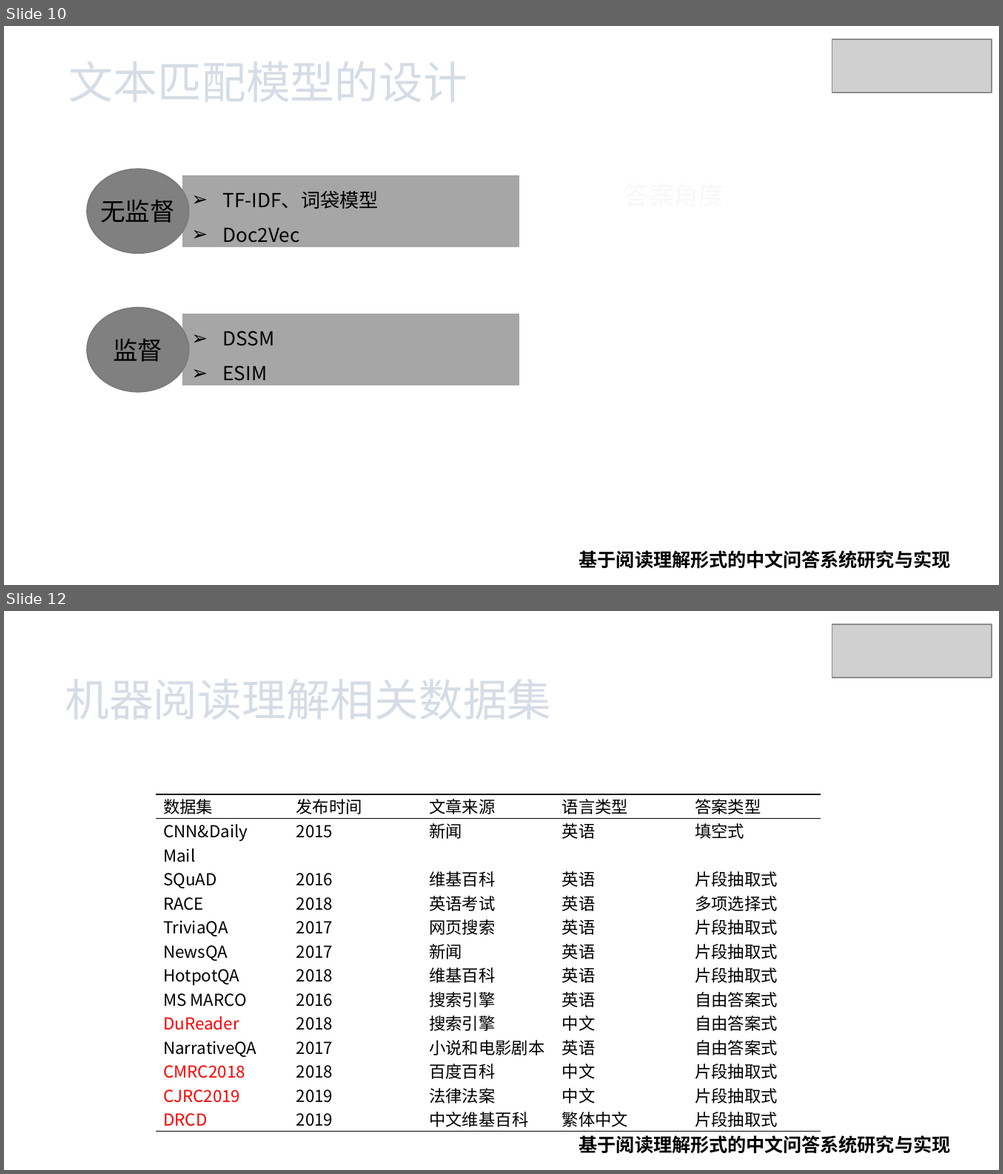
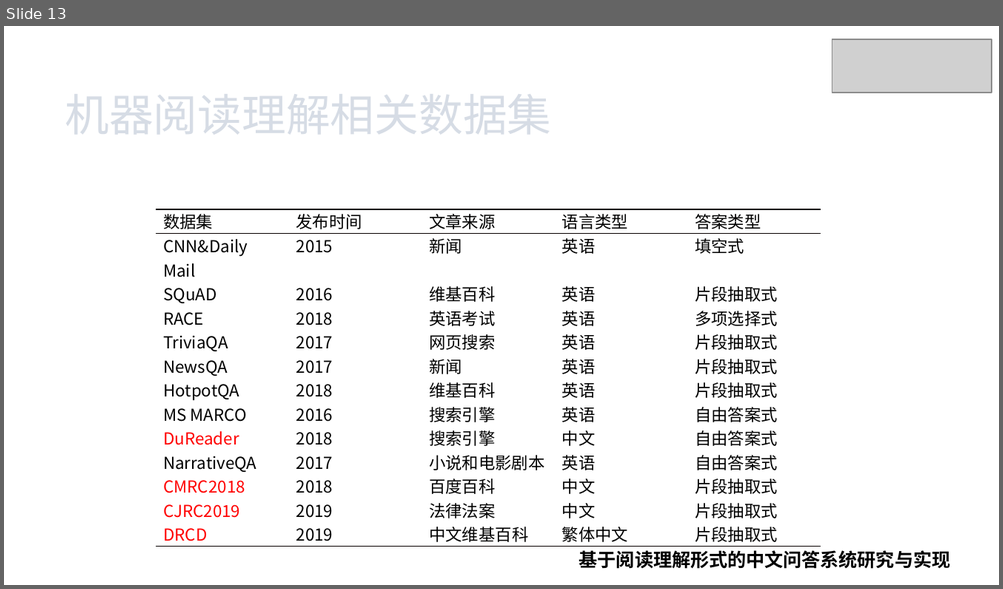
Before and after one commit to xhsun1997/ChineseMRC, a slide deck: 孙相会.pptx. Shown one above the other, each under a label of ours: slides 10 and 12 before the commit, slide 13 after it; the slides between them are not shown. The pictures are 1003x1174 and 1003x589 pixels, drawn with LibreOffice and Linux fonts; fonts in the diff are those of the drawing; grey boxes stand for pictures. Boxes give left, top, right and bottom in pixels: in the first picture for what was removed or moved away, otherwise in the second. Text is boxed around its words. In the diff, an @@ line names an element or a change of style, - is before the commit and + after.

```diff
--- a/孙相会.pptx
+++ b/孙相会.pptx
@@ slide 10 removed at (4,26,999,585), background #FFFFFF @@
@@ picture removed at (831,39,990,93) @@
@@ text removed at (69,62,467,101) @@
-文本匹配模型的设计
@@ ellipse removed at (87,170,188,254) @@
@@ rectangle removed at (182,175,519,248) @@
-➢ TF-IDF、词袋模型
-➢ Doc2Vec
@@ text removed at (100,200,175,223) @@
-无监督
@@ ellipse removed at (87,307,188,392) @@
@@ rectangle removed at (182,313,519,386) @@
-➢ DSSM
-➢ ESIM
@@ text removed at (113,339,162,362) @@
-监督
@@ text removed at (579,551,950,569) @@
-基于阅读理解形式的中文问答系统研究与实现
@@ what was slide 12 is now slide 13 @@
```
Also in this commit, not shown: 10 slides changed, 2 slides added, 2 other slides removed, 5 other files.
